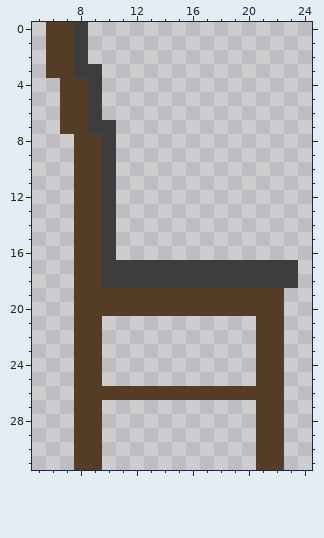
File history of a pixel-art sprite, Assets/Sprites/Surroundings/Chair.png. This is how it looked before the edit.
The file is 32x32 pixels. Shown: x 5..24, y 0..31.
New version:
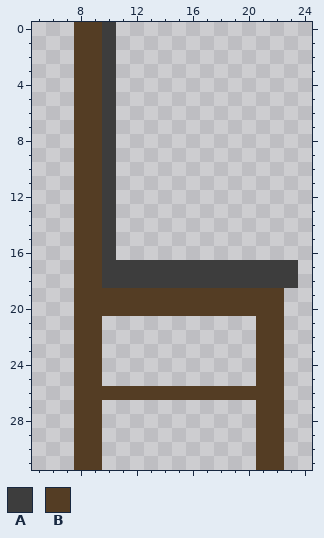
Palette (. is transparent): A #3d3d3d  B #543d24
Changes in this commit:
@@ x 5..12 @@
- 0 .BBA....
- 1 .BBA....
- 2 .BBA....
- 3 .BBAA...
- 4 ..BBA...
- 5 ..BBA...
- 6 ..BBA...
- 7 ..BBAA..
+ 0 ...BBA..
+ 1 ...BBA..
+ 2 ...BBA..
+ 3 ...BBA..
+ 4 ...BBA..
+ 5 ...BBA..
+ 6 ...BBA..
+ 7 ...BBA..
  8 ...BBA..
